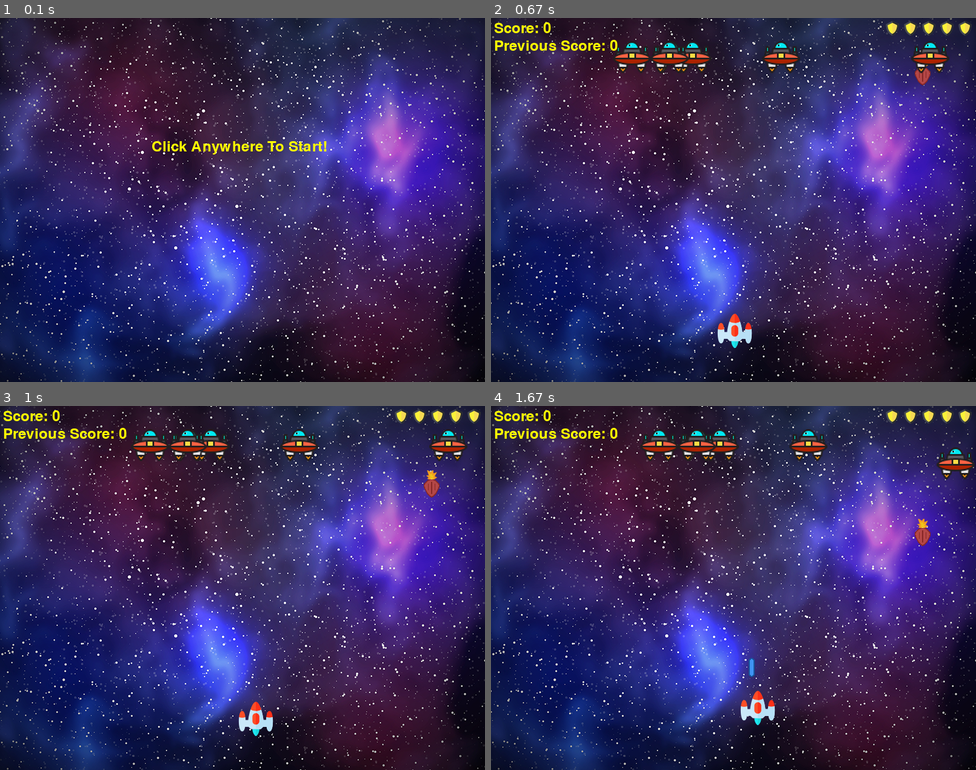
Above: before the commit, frames 1-4 (two rows, left to right).
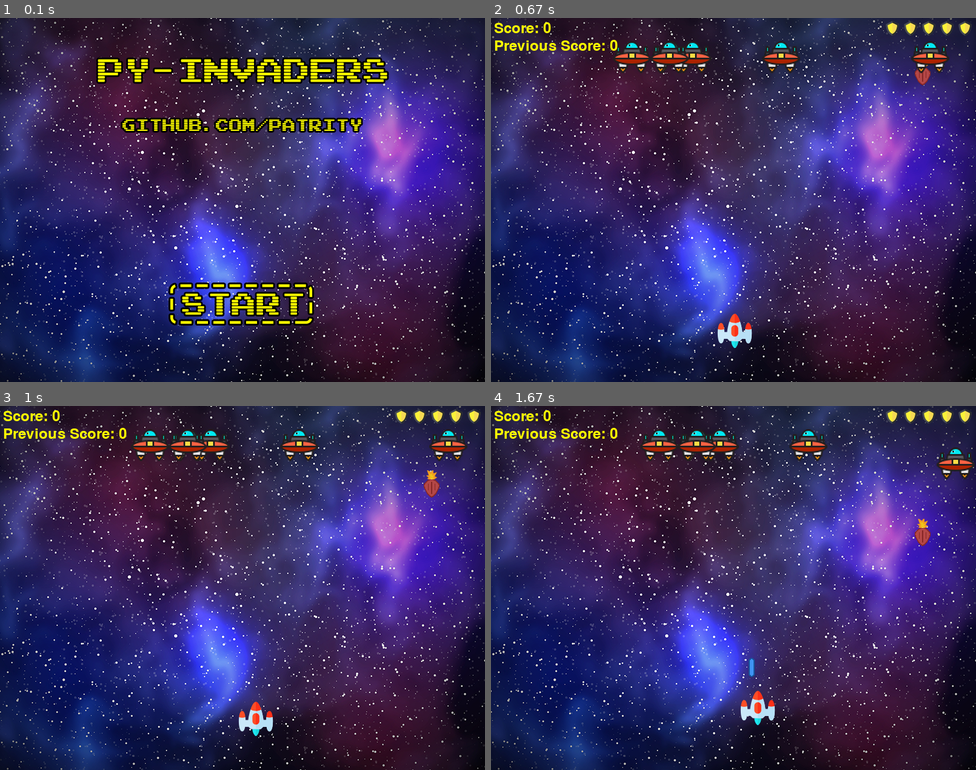
Above: after the commit, the same moments.

Repository: Patrity/Py-Invaders
Game: pygame game, started from main.py
Same seed, same stepped clock (60 frames per second), same inputs: the game is played once before the commit and once after it.
Inputs (mouse positions are in pixels of both pictures, inside the frame that each line leads up to):
- Up to frame 1 (0.1 s): no input
- Up to frame 2 (0.67 s): click (733, 200) at 0.38 s
- Up to frame 3 (1 s): hold Right from 0.67 s (still down)
- Up to frame 4 (1.67 s): release Right at 1.13 s; hold Up 1.17-1.47 s; tap Space at 1.23, 1.57 s; hold Right from 1.5 s (still down)

The runs differ from the first frame. In frame 1, 7.6% of the frame differs, in the area x 19-81%, y 10-85%; in frame 2, nothing differs; in frame 3, nothing differs; in frame 4, nothing differs.

Commit message:
New start screen images

Diff:
--- a/main.py
+++ b/main.py
@@ -16,6 +16,8 @@
 icon = pygame.image.load('resources/spaceship.png')
 pygame.display.set_icon(icon)
 font = pygame.font.Font('freesansbold.ttf', 24)
+banner = pygame.image.load('resources/banner.png')
+start_button = pygame.image.load('resources/start.png')
 
 score_text_X = 5
 score_text_y = 5
@@ -199,8 +201,8 @@
                     playerY_Change = 0
 
     if not game_started:
-        start_text = font.render("Click Anywhere To Start!", True, (255, 255, 0))
-        screen.blit(start_text, (250, screen_y / 2 - 100))
+        screen.blit(banner, (150, 50))
+        screen.blit(start_button, (150, 400))
 
     else:
         # Player movement
Binary file added: resources/banner.png
Binary file added: resources/start.png
